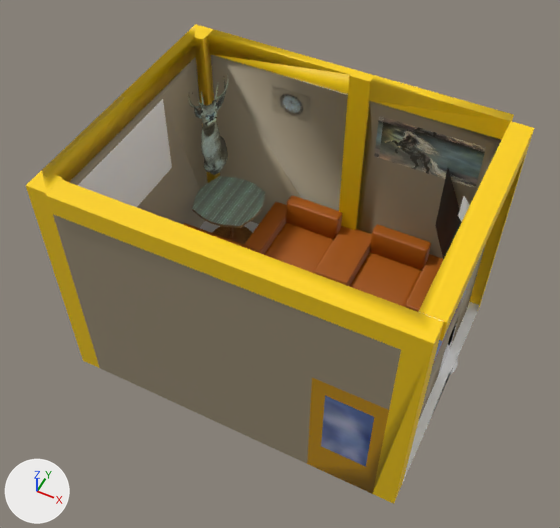
Before and after pictures for a commit that changed the FBX model Sala/Sala_v2.fbx.
One viewpoint serves both versions: a 50 mm lens placed at (0.0467, -0.0395, 0.0799), pointed at (0.0202, 0.0135, 0.0137). Lighting does not change. The marker at lower left points along +X, +Y and +Z. Where no turn or scale is listed for an object, it has been applied to the vertices. Vertices at the same position are counted once.
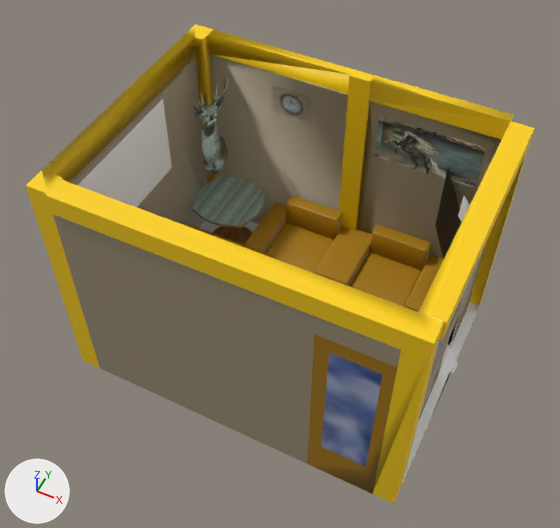
Patch to the scene script:
```diff
--- a/Sala/Sala_v2.fbx.py
+++ b/Sala/Sala_v2.fbx.py
@@ me_mesh_019 @@
 me_mesh_019.from_pydata(...)  # 69 vertices, 110 faces; spans x 0.02141..0.02395, y 0.0205..0.03005, z 0.00121..0.00583
-me_mesh_019.materials.append(mat_color_b08)  # brown #aa5800
+me_mesh_019.materials.append(mat_color_c08)  # yellow #aa7c00
@@ me_mesh_022 @@
 me_mesh_022.from_pydata(...)  # 69 vertices, 110 faces; spans x 0.01125..0.01379, y 0.0205..0.03005, z 0.00121..0.00583
-me_mesh_022.materials.append(mat_color_b08)  # brown #aa5800
+me_mesh_022.materials.append(mat_color_c08)  # yellow #aa7c00
@@ me_mesh_039 @@
 me_mesh_039.from_pydata(...)  # 32 vertices, 32 faces; spans x 0.02654..0.03312, y 0.02766..0.02982, z 0.00465..0.00832
-me_mesh_039.materials.append(mat_color_b08)  # brown #aa5800
+me_mesh_039.materials.append(mat_color_c08)  # yellow #aa7c00
@@ me_mesh_038 @@
 me_mesh_038.from_pydata(...)  # 32 vertices, 32 faces; spans x 0.02654..0.03312, y 0.02052..0.03006, z 0.00279..0.00473
-me_mesh_038.materials.append(mat_color_b08)  # brown #aa5800
+me_mesh_038.materials.append(mat_color_c08)  # yellow #aa7c00
@@ me_mesh_032 @@
 me_mesh_032.from_pydata(...)  # 69 vertices, 110 faces; spans x 0.03364..0.03618, y 0.02052..0.03007, z 0.00121..0.00583
-me_mesh_032.materials.append(mat_color_b08)  # brown #aa5800
+me_mesh_032.materials.append(mat_color_c08)  # yellow #aa7c00
@@ me_mesh_025 @@
 me_mesh_025.from_pydata(...)  # 32 vertices, 32 faces; spans x 0.01431..0.02089, y 0.0205..0.03004, z 0.00279..0.00473
-me_mesh_025.materials.append(mat_color_b08)  # brown #aa5800
+me_mesh_025.materials.append(mat_color_c08)  # yellow #aa7c00
@@ me_mesh_027 @@
 me_mesh_027.from_pydata(...)  # 32 vertices, 46 faces; spans x 0.02089..0.02141, y 0.02764..0.0298, z 0.00465..0.00832
-me_mesh_027.materials.append(mat_color_b08)  # brown #aa5800
+me_mesh_027.materials.append(mat_color_c08)  # yellow #aa7c00
@@ me_mesh_028 @@
 me_mesh_028.from_pydata(...)  # 32 vertices, 46 faces; spans x 0.01379..0.01431, y 0.02764..0.0298, z 0.00465..0.00832
-me_mesh_028.materials.append(mat_color_b08)  # brown #aa5800
+me_mesh_028.materials.append(mat_color_c08)  # yellow #aa7c00
@@ me_mesh_026 @@
 me_mesh_026.from_pydata(...)  # 32 vertices, 32 faces; spans x 0.01431..0.02089, y 0.02764..0.0298, z 0.00465..0.00832
-me_mesh_026.materials.append(mat_color_b08)  # brown #aa5800
+me_mesh_026.materials.append(mat_color_c08)  # yellow #aa7c00
@@ me_mesh_047 @@
 me_mesh_047.from_pydata(...)  # 341 vertices, 699 faces; spans x 0.0..0.0418, y -0.0012..0.0311, z 0.0..0.0293
-me_mesh_047.vertices[54].co = (0.0388, -0.0012, 0.0174)  # pixel (389, 410)
-me_mesh_047.vertices[131].co = (0.0309, -0.0011, 0.0174)  # pixel (311, 377)
-me_mesh_047.vertices[134].co = (0.0375, -0.0012, 0.0152)  # pixel (374, 417)
-me_mesh_047.vertices[135].co = (0.0324, -0.0011, 0.0153)  # pixel (325, 395)
+# me_mesh_047 part 1
+me_mesh_047.vertices[54].co = (0.0388, -0.0012, 0.0243)  # pixel (397, 367)
+me_mesh_047.vertices[131].co = (0.0309, -0.0011, 0.0243)  # pixel (314, 333)
+me_mesh_047.vertices[134].co = (0.0376, -0.0012, 0.0224)  # pixel (382, 374)
+me_mesh_047.vertices[135].co = (0.0325, -0.0011, 0.0225)  # pixel (329, 352)
+# me_mesh_047 part 2: 9 of the faces centred in x 0.0314..0.0384, y -0.0012..-0.0011, z 0.0017..0.0167 switch from mat_color_c07 (yellow #cb9400) to mat_color_c08 (yellow #aa7c00)
 me_mesh_047.materials.append(mat_frontcolor)
@@ me_mesh_047 @@
 me_mesh_047.materials.append(mat_r)
+me_mesh_047.materials.append(mat_color_c05)  # yellow #ffbb00
@@ me_mesh_035 @@
 me_mesh_035.from_pydata(...)  # 69 vertices, 110 faces; spans x 0.02348..0.02602, y 0.02052..0.03007, z 0.00121..0.00583
-me_mesh_035.materials.append(mat_color_b08)  # brown #aa5800
+me_mesh_035.materials.append(mat_color_c08)  # yellow #aa7c00
```

Boxes [x1, y1, x2, y2] around the edits, measured in the pictures (560 x 528 px; the box of a moved part takes in the faces that stretch with it):
'Mesh39', recoloured: [352, 253, 419, 305] in both
'Mesh26', recoloured: [266, 223, 332, 272] in both
'Mesh40', recoloured: [372, 225, 428, 269] in both
'Mesh27', recoloured: [288, 196, 339, 238] in both
'Mesh36', recoloured: [331, 229, 372, 286] in both
'Mesh23', recoloured: [244, 202, 287, 254] in both
'Mesh20', recoloured: [314, 226, 358, 279] in both
'Mesh33', recoloured: [405, 254, 443, 312] in both
'Mesh28', recoloured: [332, 212, 342, 239] in both
'Mesh29', recoloured: [286, 196, 294, 223] in both
part 1 of me_mesh_047, moved or reshaped: [53, 214, 434, 467] in both
part 2 of me_mesh_047, recoloured: [308, 432, 385, 494] in both
